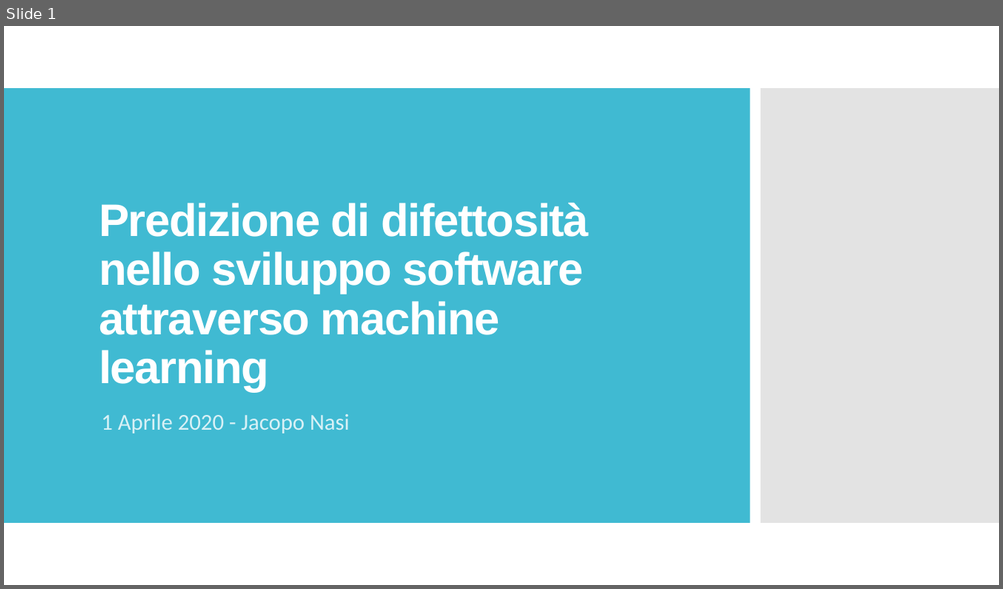
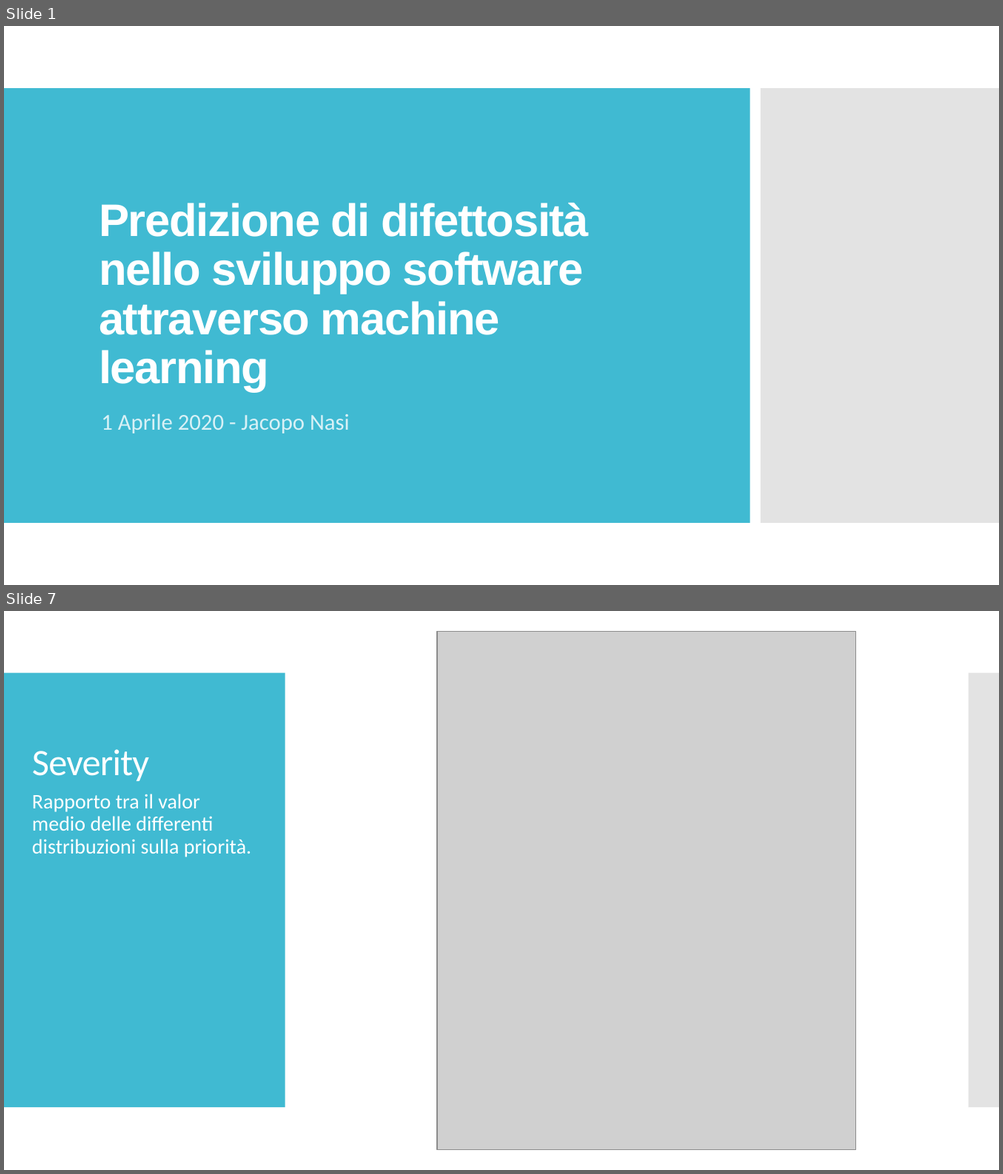
Before and after one commit to Jacopx/Thesis, a slide deck: Presentazione/Presentazione.pptx. Shown one above the other, each under a label of ours: slide 1 before the commit, slides 1 and 7 after it; the slides between them are not shown. The pictures are 1003x589 and 1003x1174 pixels, drawn with LibreOffice and Linux fonts; fonts in the diff are those of the drawing; grey boxes stand for pictures. Boxes give left, top, right and bottom in pixels: in the first picture for what was removed or moved away, otherwise in the second. Text is boxed around its words. In the diff, an @@ line names an element or a change of style, - is before the commit and + after.

```diff
--- a/Presentazione/Presentazione.pptx
+++ b/Presentazione/Presentazione.pptx
@@ slide 7 added at [4,611,999,1170], background #FFFFFF @@
@@ picture added at [437,632,855,1150] @@
@@ rectangle added at [4,673,285,1108], fill #40BAD2 @@
@@ rectangle added at [968,673,999,1108], fill #C8C8C8 at 50% opacity @@
@@ title added at [32,749,149,781], 36 pt, text #FFFFFF @@
+Severity
@@ text added at [32,794,251,857], 20 pt, text #FFFFFF @@
+Rapporto tra il valor medio delle differenti distribuzioni sulla priorità.
```
Also in this commit, not shown: 5 other slides added.
